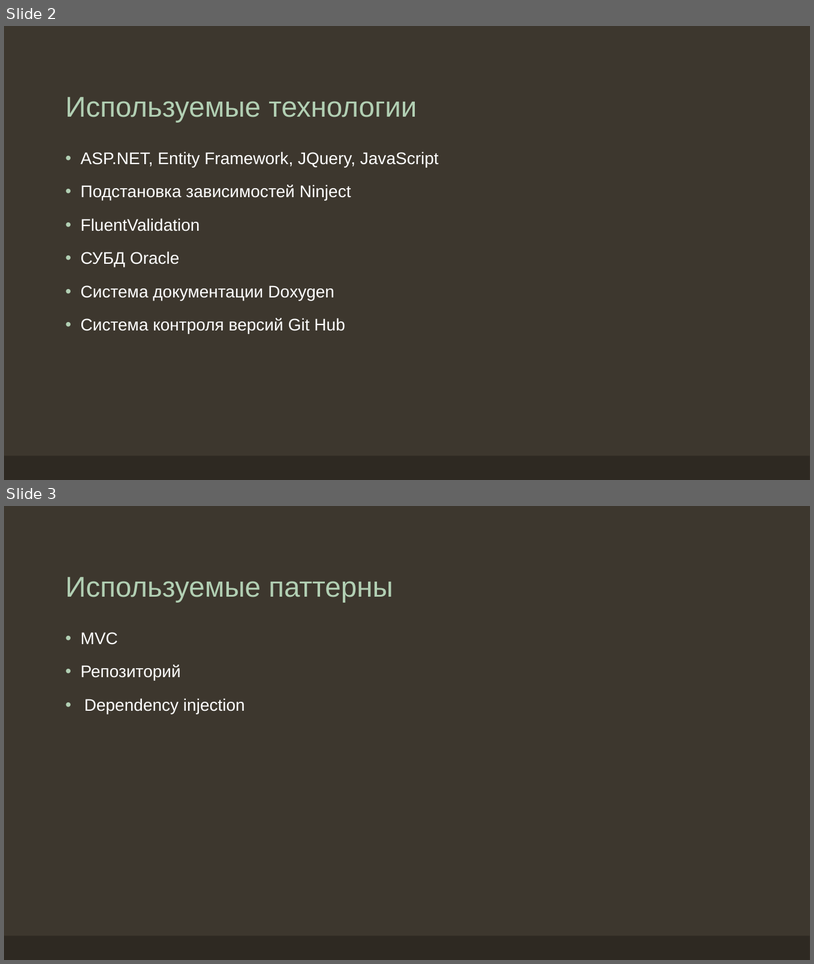
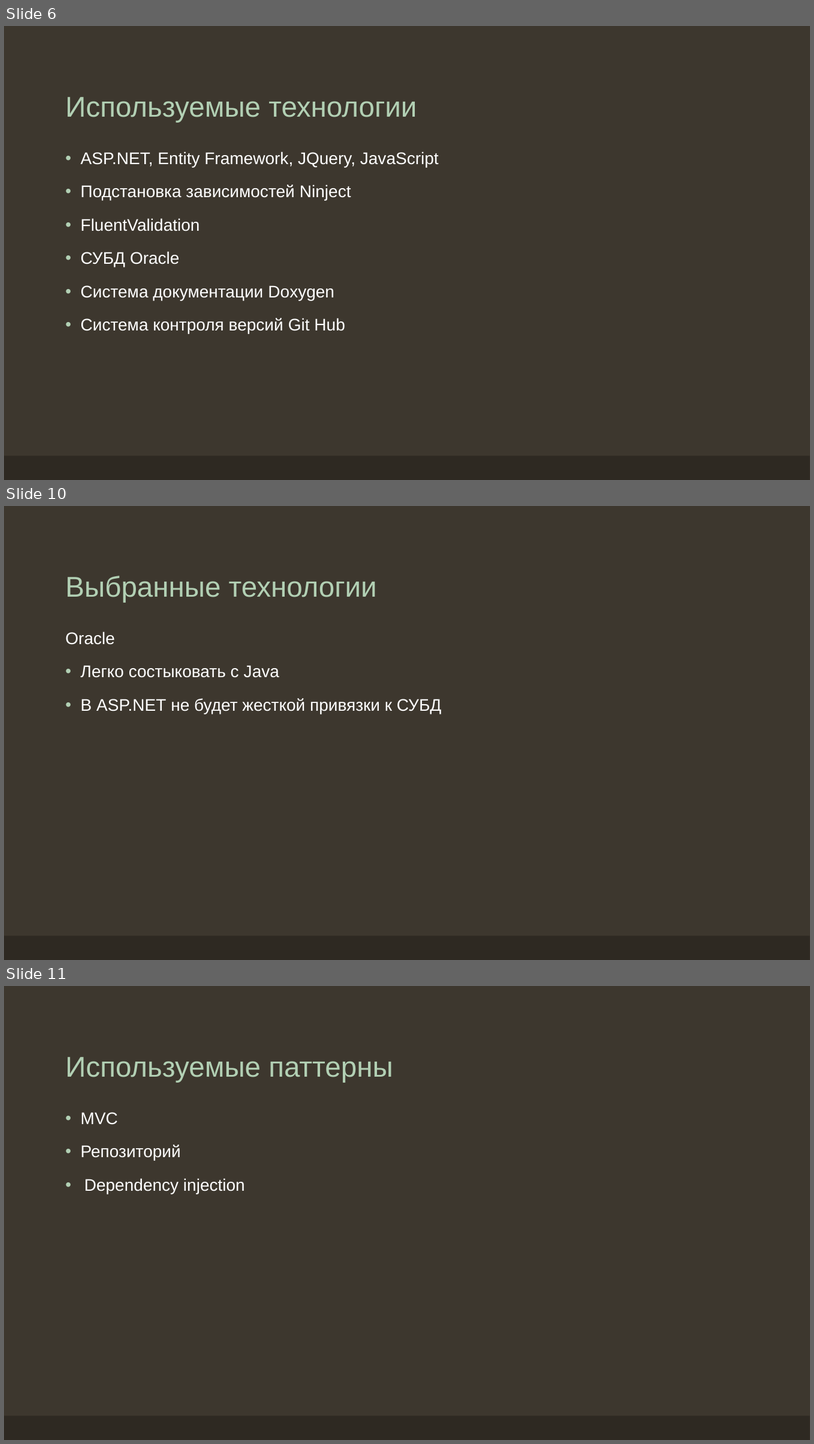
Before and after one commit to Paul-Brustinov/InStudyAsp, a slide deck: Doc/ERP-система учебного заведения.pptx. Shown one above the other, each under a label of ours: slides 2 and 3 before the commit, slides 6, 10 and 11 after it; the slides between them are not shown. The pictures are 814x964 and 814x1444 pixels, drawn with LibreOffice and Linux fonts; fonts in the diff are those of the drawing. Boxes give left, top, right and bottom in pixels: in the first picture for what was removed or moved away, otherwise in the second. Text is boxed around its words. In the diff, an @@ line names an element or a change of style, - is before the commit and + after.

```diff
--- a/Doc/ERP-система учебного заведения.pptx
+++ b/Doc/ERP-система учебного заведения.pptx
@@ slide 10 added at (4,506,810,960), background #3D372E; not listed: 1 template element that a slide beside it also shows @@
@@ title added at (65,576,377,602), 34 pt, text #B2D0B4 @@
+Выбранные технологии
@@ text added at (65,631,441,714), 20 pt, text #FFFFFF @@
+Oracle
+• Легко состыковать с Java
+• В ASP.NET не будет жесткой привязки к СУБД
@@ what was slide 2 is now slide 6 @@
@@ what was slide 3 is now slide 11 @@
```
Also in this commit, not shown: 1 slide changed, 10 other slides added, 9 slides removed, 1 other file.
